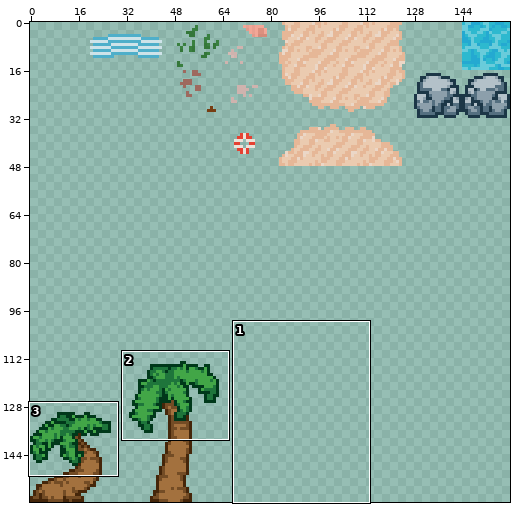
Sprite sheet: Assets/Environment/BeachTilest.png. Above, an overview of the earlier version with the close-up marked.
Close-up. Earlier state:
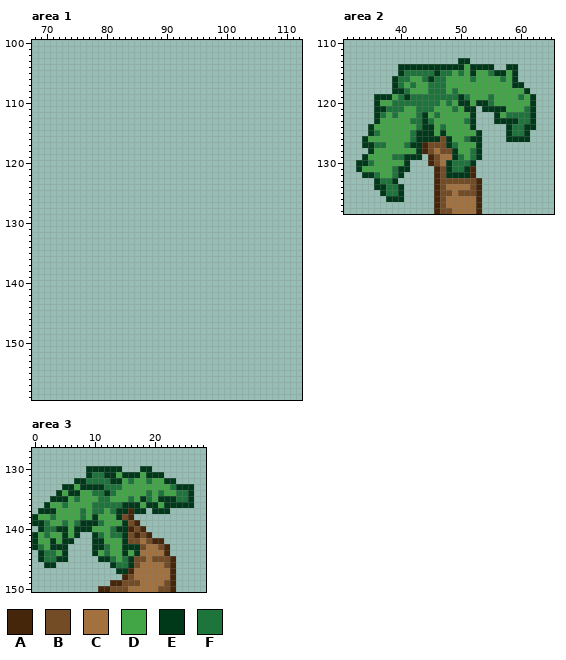
The file is 160x160 pixels. Colours within 5 levels of each other are drawn and written as one. Shown: area 1: x 68..112, y 100..159; area 2: x 31..65, y 110..138; area 3: x 0..28, y 127..150.
Palette (. is transparent): A #45260a  B #734c25  C #a3713e  D #42a647  E #00381a  F #1e753b
Pixels before, area 1 (only the part around the change), first column x 68:
100 .............................................
101 .............................................
102 .............................................
103 .............................................
104 .............................................
105 .............................................
106 .............................................
107 .............................................
108 .............................................
109 .............................................
110 .............................................
111 .............................................
112 .............................................
113 .............................................
114 .............................................
115 .............................................
116 .............................................
117 .............................................
118 .............................................
119 .............................................
120 .............................................
121 .............................................
122 .............................................
123 .............................................
124 .............................................
125 .............................................
126 .............................................
127 .............................................
128 .............................................
129 .............................................
130 .............................................
131 .............................................
132 .............................................
133 .............................................
134 .............................................
135 .............................................
136 .............................................
137 .............................................
138 .............................................
139 .............................................
140 .............................................
141 .............................................
142 .............................................
143 .............................................
144 .............................................
145 .............................................
146 .............................................
147 .............................................
148 .............................................
149 .............................................
150 .............................................
151 .............................................
152 .............................................
153 .............................................
154 .............................................
155 .............................................
156 .............................................
157 .............................................
158 .............................................
159 .............................................
Pixels before, area 2, first column x 33:
113 .................EE...........
114 .......EEEEEEEEEEEDEEEE..EE...
115 .......EFFFFFEFFDFDEDDFEEDE...
116 ......EFFDDFEFFDDDDFDDDDFDE...
117 ......EFDFDDFFFDDDDDDDDDDDEE..
118 ......EEFDDDFFFDFDDDDDDDDDDDE.
119 ...EEEDFEFFFFFFFFEFDDDFDDDDFDE
120 ...EDDFFFFFFFFDFDEEDEEFDDDDDDE
121 ...EEFFFDDFFFDDDFDEE.EEEEDDDFE
122 ...EFDFDDDFEDFDDDDDE...EDFFFFE
123 ...EDDDDDFFEFDDDDDFE...EEEEFFE
124 ..EDDDDDDDFEEDFDDDDE.....EFFEE
125 ..EFDDDDDFEEEDEDDDDDE....EFFE.
126 .EDDDDDDDFEEEEBEDDFEE....EEEE.
127 .EEFFDDDFEEABBBEFDDDE.........
128 ..EDDDDDDDEABCBBEDDFE.........
129 .EDDDDFFEEE.ABCCEFDFE.........
130 EEFDDDDDE...ABCEFFFE..........
131 EDDDDDFEE....ABEFFEA..........
132 .EEFDDFE.....ABEEEEA..........
133 ...EFFE......ABBBBBBA.........
134 ...EEFFE.....ABCCCCBA.........
135 ....EFFE.....ABBCBBBA.........
136 .....EEE.....ABCCCCCA.........
137 .............ABCCCCCA.........
138 .............ABBCCCCA.........
Pixels before, area 3, first column x 0:
130 .........EEEEEE...EE.......
131 .........EFFEEDEEEDEEE.....
132 .......EEFFFFEEDFDDFDDEE...
133 .....EEDEEEEFFFDDDDDDDDFEEE
134 ....EDEEDDFFEFDDDDDFDFDDFFE
135 ...EEEDFDDDFFDDDFDEFDEEEFFE
136 ..EDDFDDDDFFFFFEEEDEEDEEEEE
137 .EEEDDDDFDFFDFEEAEE.EEE....
138 EDDFDDDDFDEDDDEBA..........
139 EEFDDFDFEEEFDDDEBA.........
140 .EFFEEDEEEDDDFEEABA........
141 EDFDDEDE..EFDFFEBABA.......
142 EDDEDEE...EEDDDEBBCBAA.....
143 EFDEEE....EEFDDEEEBCCBA....
144 .EFFDE....EDFDDEDECCCCA....
145 .EFFEE.....EEFDFEBBCBBBA...
146 ..EE.........EFFEBCCCCBA...
147 ..............EEACCCCCCA...
148 ...............ABCCCCCCA...
149 .............AABBBCCCCBA...
150 ...........AABBBCCCCCBBA...
The same view after the edit:
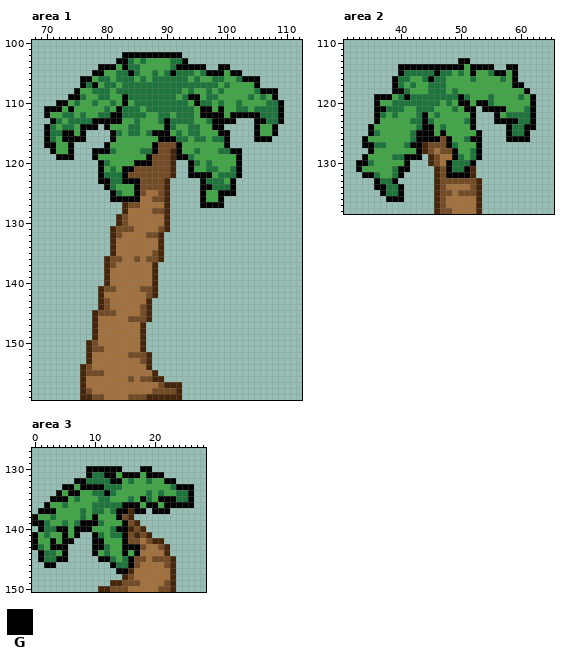
Colours new in this view: G #000000
From old to new:
Changed rows in their new state; - is an unchanged pixel.
Area 1:
first column x 70:
102 -------------GGGGGGGGGG-----------------
103 ------------GGFDFDDDDFFG----------------
104 ---------GGGDGFFDDDDDFGGGGG--GG---------
105 --------GGDDFFGFDDFDFGFFFDFGGGDGG-------
106 ------GGDFFDFFFDFDFFFFFFDFDDFFDDFGGG----
107 ------GFGDFFDFFFFFFFFFFFFFFFFDFDDDDG----
108 -----GDDFFFDFFFFFFFFFFFDFDDFDFDDDDDFGGG-
109 ----GGFDDFFDDGFFFFFFFFDFGGDFFDDDDDFDFDG-
110 --GGDFDDFDDFDGDFFFFFFFFFDGFFDFDDFDDDDFFG
111 GGGDGDDDDDFDGFFFDFFFFFFFFDGGDGDDFFDFFFFG
112 GDDFFDFDDFFGGFFFFDDFFDFFFDGGGGDGGGGGFFFG
113 -GFDFFFFGGGGGDDFDDDFGFFFFDDFGGGG---GGFFG
114 GFDFFDGGG-GDDDFFDDDDGFDDFFDDGG-----GDDG-
115 GFFGGDG----GFDFFDFGGGDFDFFDDDGG----GDDG-
116 GFDGGGG----GDDDDDDDGGGFFDFFDFFG----GGG--
117 GGDDG-----GDDDDDDDGBBBGDDDDDDDG---------
118 -GDDG---GGGFDDDDFFGBBAGDDFDDDFFGG-------
119 --GGG---GDDDDDDDDGBBBAGGFDDDDDDDG-------
120 ---------GFDDDDGGGBBBA--GFDFDDDDG-------
121 ---------GDFDGGBBBBBBA--GDDFFDDFG-------
122 ---------GFFFGBBBBBBBA--GGGGDFFFG-------
123 ---------GGFFGGGBBBBA-----GFFFDG--------
124 ----------GFDDDGBBBBA-----GGFFFG--------
125 -----------GFDDGBCCBA-----GDDGGG--------
126 -----------GGGGGCCBBA-----GDDG----------
127 -------------ABBCCCCA-----GGGG----------
128 -------------ACCCCBBA-------------------
129 ------------ABCCCCCCA-------------------
130 ------------ABCCCCCCA-------------------
131 -----------ABBBCCCCBA-------------------
132 -----------ABCCCCBBA--------------------
133 -----------ACCCCCCCA--------------------
134 -----------ACCCCCCCA--------------------
135 -----------ACCCCCCBA--------------------
136 ----------ABBCCBCBBA--------------------
137 ----------ABCCCCCCA---------------------
138 ----------ACCCCCCCA---------------------
139 ----------ACCCCCCCA---------------------
140 ----------ACCCCCCCA---------------------
141 ---------ABBCCCCBBA---------------------
142 ---------ACCCCCCCBA---------------------
143 ---------ABCCCCCCA----------------------
144 ---------ABCCCCCBA----------------------
145 --------ABBBCCCCBA----------------------
146 --------ACCCCCBBBA----------------------
147 --------ACCCCCCCA-----------------------
148 --------ACCCCCCCA-----------------------
149 --------ACCCCCCCA-----------------------
150 -------ABCCCCCCCA-----------------------
151 -------ABBCCCCCCA-----------------------
152 -------ACCCCCCBBBA----------------------
153 -------ACCCCCCCCBA----------------------
154 ------ABCCCCCCCCCA----------------------
155 ------ABBBCCCCCCCCA---------------------
156 ------ACCCCCCCBCBBAA--------------------
157 ------ACCCCCCCCCCCCBAAA-----------------
158 ------ABCCCCCCCCCCBBBBA-----------------
159 ------AABBCCCCBBBAAAAAA-----------------
Area 2:
first column x 33:
113 -----------------GG-----------
114 -------GGGGGGGGGGG-GGGG--GG---
115 -------G-----G-----G---GG-G---
116 ------G-----G-------------G---
117 ------G-------------------GG--
118 ------GG--------------------G-
119 ---GGG--G--------G-----------G
120 ---G-------------GG-GG-------G
121 ---GG-------------GG-GGGG----G
122 ---G-------G-------G---G-----G
123 ---G-------G-------G---GGGG--G
124 --G--------GG------G-----G--GG
125 --G-------GGG-G-----G----G--G-
126 -G--------GGGG-G---GG----GGGG-
127 -GG------GG----G----G---------
128 --G-------G-----G---G---------
129 -G------GGG-----G---G---------
130 GG------G------G---G----------
131 G------GG------G--G-----------
132 -GG----G-------GGGG-----------
133 ---G--G-----------------------
134 ---GG--G----------------------
135 ----G--G----------------------
136 -----GGG----------------------
Area 3:
first column x 0:
130 ---------GGGGGG---GG-------
131 ---------G--GG-GGG-GGG-----
132 -------GG----GG-------GG---
133 -----GG-GGGG------------GGG
134 ----G-GG----G-------------G
135 ---GGG------------G--GGG--G
136 --G------------GGG-GG-GGGGG
137 -GGG----------GG-GG-GGG----
138 G---------G---G------------
139 GG------GGG----G-----------
140 -G--GG-GGG----GG-----------
141 G----G-G--G----G-----------
142 G--G-GG---GG---G-----------
143 G--GGG----GG---GGG---------
144 -G---G----G----G-G---------
145 -G--GG-----GG---G----------
146 --GG---------G--G----------
147 --------------GG-----------
Changed places in both close-ups, as pixel boxes (x1, y1, x2, y2):
added: (44, 52, 284, 400)
changed: (356, 58, 536, 202)
changed: (32, 466, 194, 574)
